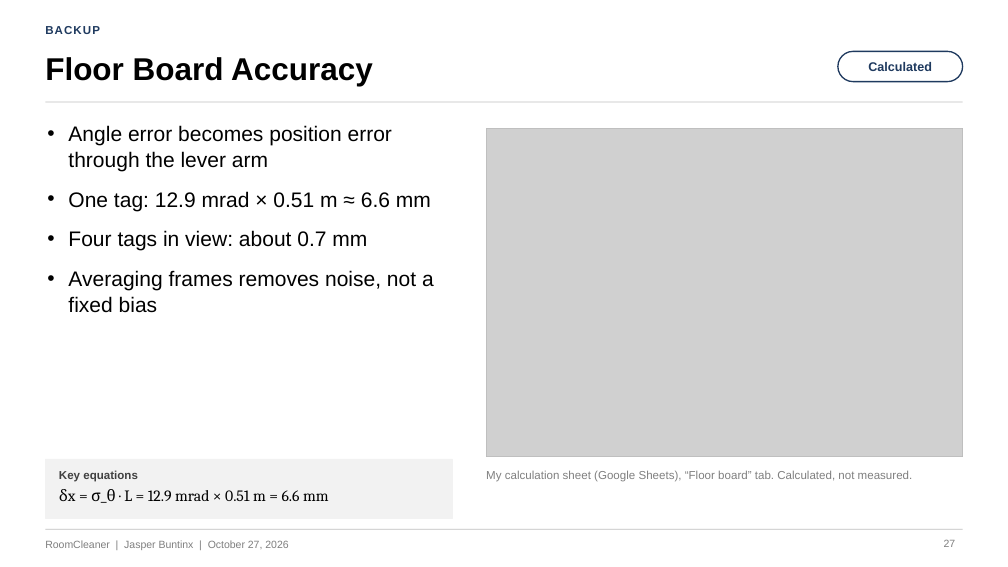
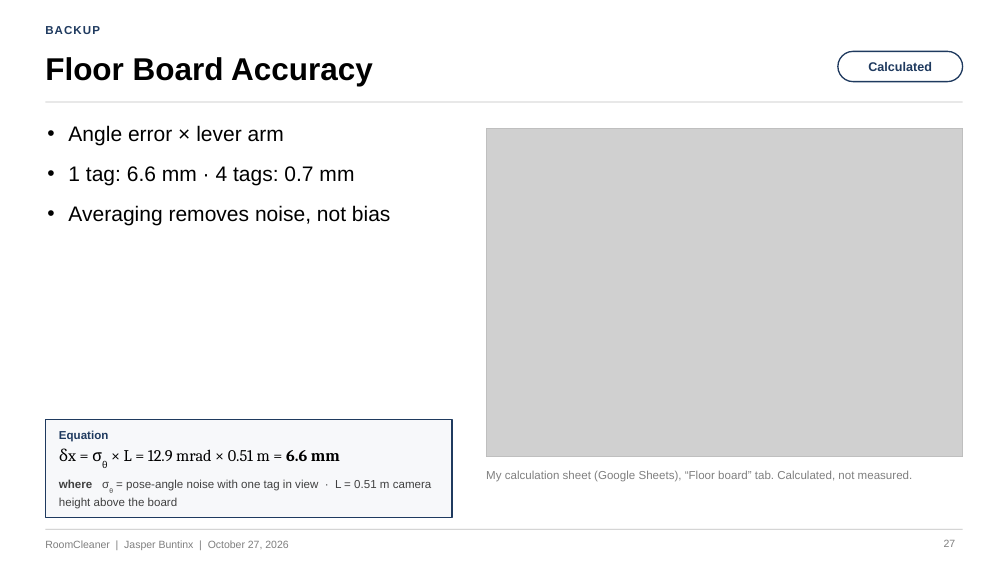
Before and after one commit to Jaspario1199/RoomCleaner, a slide deck: slide 27 of docs/presentation/deck_v5/RoomCleaner_Buntinx_Oct27_v5.pptx. Drawn at 1008x567 pixels with LibreOffice and Linux fonts; fonts in the diff are those of the drawing; grey boxes stand for pictures. Boxes give left, top, right and bottom in pixels: in the first picture for what was removed or moved away, otherwise in the second. Text is boxed around its words. In the diff, an @@ line names an element or a change of style, - is before the commit and + after.

```diff
--- a/docs/presentation/deck_v5/RoomCleaner_Buntinx_Oct27_v5.pptx
+++ b/docs/presentation/deck_v5/RoomCleaner_Buntinx_Oct27_v5.pptx
@@ text at <box>68,125,391,226</box>: text changed @@
-• Angle error becomes position error through the lever arm
-• One tag: 12.9 mrad × 0.51 m ≈ 6.6 mm
-• Four tags in view: about 0.7 mm
-• Averaging frames removes noise, not a fixed bias
+• Angle error × lever arm
+• 1 tag: 6.6 mm · 4 tags: 0.7 mm
+• Averaging removes noise, not bias
@@ rectangle: place and size @@
-rectangle at <box>45,459,452,518</box>
+rectangle at <box>45,420,452,518</box>
@@ rectangle at <box>45,420,452,518</box>: fill #F2F2F2 to #F7F8FA; outline #F2F2F2 0.5 pt to #1F3A5F 1.25 pt @@
@@ text added at <box>59,430,108,442</box>, 11 pt, text #1F3A5F, bold @@
+Equation
@@ text at <box>124,449,340,461</box>: text changed; size 15 to 15.5 pt @@
-δx = σ_θ · L = 12.9 mrad × 0.51 m = 6.6 mm
+δx = σθ × L = 12.9 mrad × 0.51 m = 6.6 mm
@@ text removed at <box>59,470,138,482</box> @@
-Key equations
@@ text added at <box>59,479,432,509</box>, 11 pt, text #404040 @@
+where σθ = pose-angle noise with one tag in view · L = 0.51 m camera height above the board
```
Also in this commit, not shown: 26 other slides changed, 4 other files.
